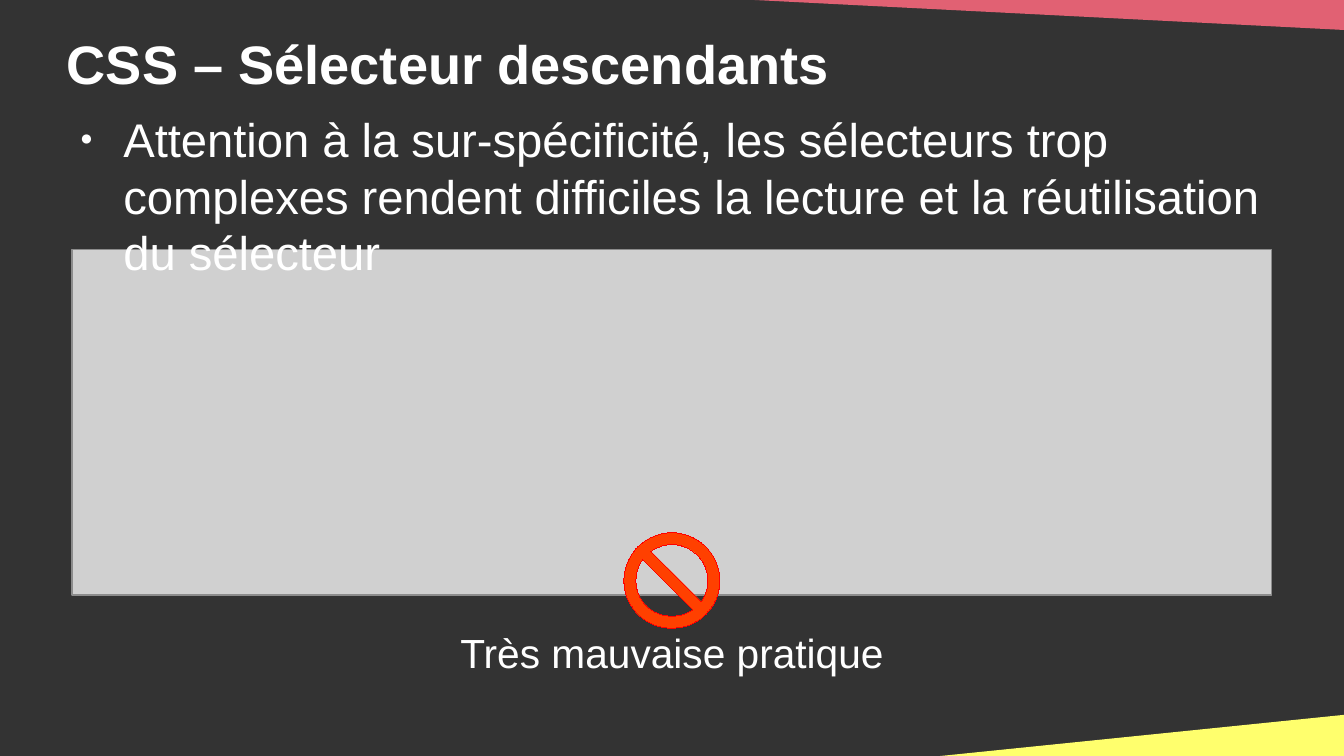
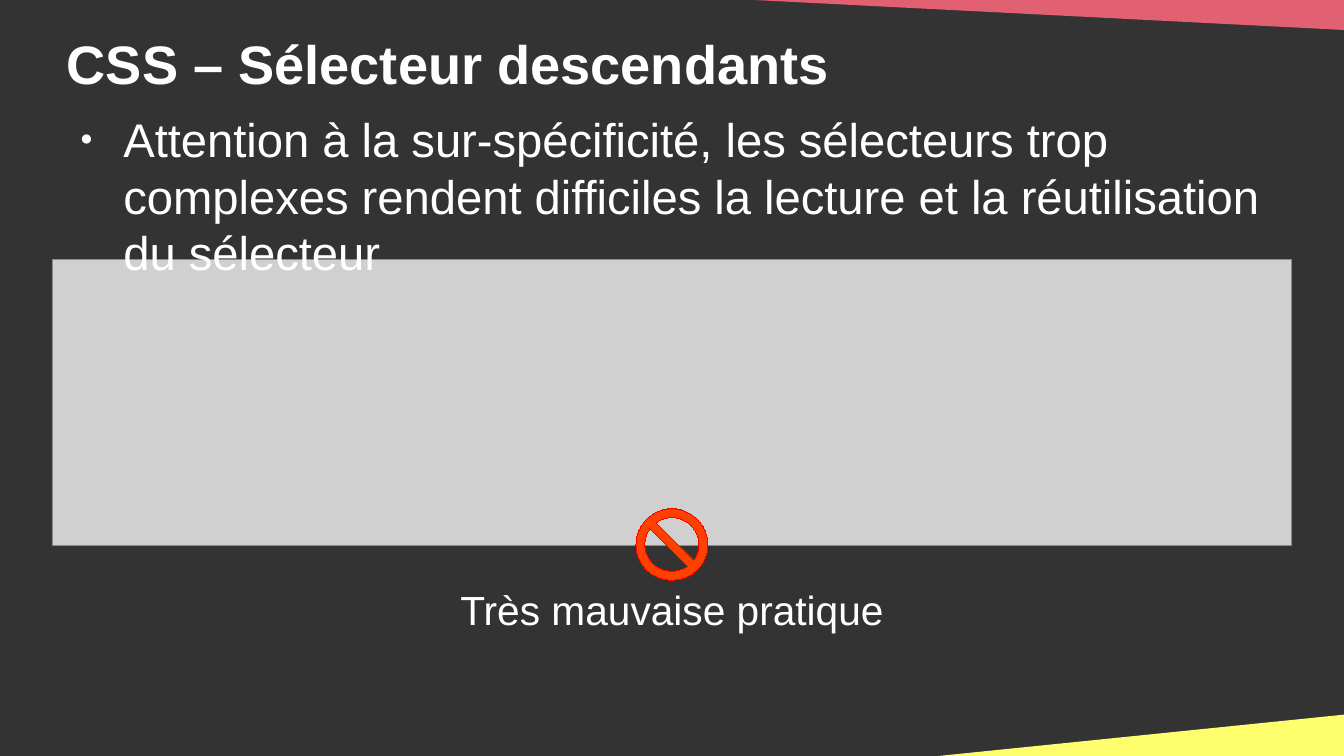
Before and after one commit to DanYellow/cours, a slide deck: slide 68 of integration-web-s1/travaux-pratiques/numero-3/presentation.odp (slide 67 before the commit). Drawn at 1344x756 pixels with LibreOffice and Linux fonts; fonts in the diff are those of the drawing; grey boxes stand for pictures. Boxes give left, top, right and bottom in pixels: in the first picture for what was removed or moved away, otherwise in the second. Text is boxed around its words. In the diff, an @@ line names an element or a change of style, - is before the commit and + after.

```diff
--- a/integration-web-s1/travaux-pratiques/numero-3/presentation.odp
+++ b/integration-web-s1/travaux-pratiques/numero-3/presentation.odp
@@ picture: place and size @@
-picture at <box>72,250,1272,595</box>
+picture at <box>52,260,1292,545</box>
@@ no-entry sign: place and size @@
-no-entry sign at <box>624,533,721,628</box>
+no-entry sign at <box>637,509,709,581</box>
@@ title "Très mauvaise pratique": place and size @@
-title "Très mauvaise pratique" at <box>460,638,884,676</box>
+title "Très mauvaise pratique" at <box>460,595,884,633</box>
```
Also in this commit, not shown: 15 other slides changed, 1 slide added, 1 other file.
